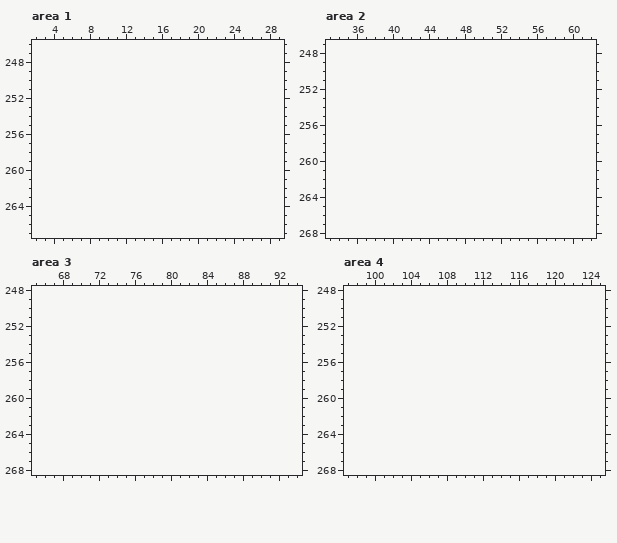
File history of a pixel-art file, res/textures/SpriteSheet.aseprite. Above is the file before it was changed.
640x240 pixels, 1 frame. Shown: area 1: x 2..29, y 246..267; area 2: x 33..62, y 247..268; area 3: x 65..94, y 248..268; area 4: x 97..125, y 248..268. The old version is drawn lined up with the new one, on the new canvas. The commit also changed other parts of the picture, which this record leaves out.
Once edited:
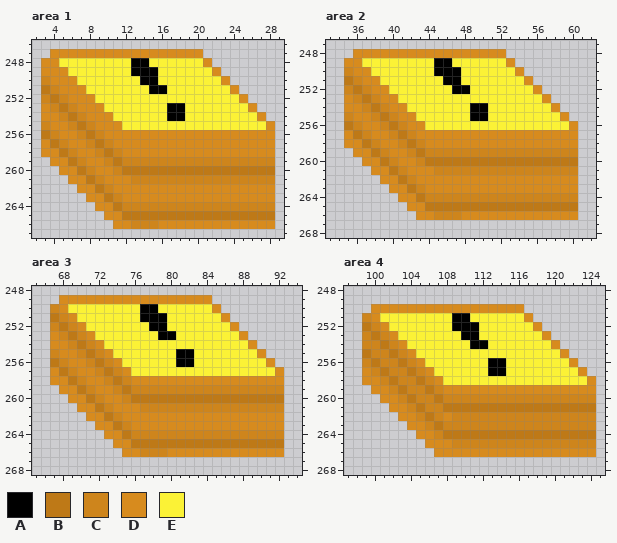
Palette (. is transparent): A #000000  B #be7917  C #ce851c  D #d78b1e  E #fbf236
Diff:
canvas 640x240 -> 640x354
Area 1:
y 247: x 4..20 ................. -> DDDDDDDDDDDDDDDDD
y 248: x 3..21 ................... -> DDEEEEEEEEAAEEEEEED
y 249: x 3..22 .................... -> DDDEEEEEEEAAAEEEEEED
y 250: x 3..23 ..................... -> CDDDEEEEEEEAAEEEEEEED
y 251: x 3..24 ...................... -> BCDDDEEEEEEEAAEEEEEEED
y 252: x 3..25 ....................... -> CBCDDDEEEEEEEEEEEEEEEED
y 253: x 3..26 ........................ -> DCBCDDDEEEEEEEAAEEEEEEED
y 254: x 3..27 ......................... -> DDCBCDDDEEEEEEAAEEEEEEEED
y 255: x 3..28 .......................... -> CDDCBCDDDEEEEEEEEEEEEEEEED
y 256: x 3..28 .......................... -> BCDDCBCDDDDDDDDDDDDDDDDDDD
y 257: x 3..28 .......................... -> DBCDDCBCDDDDDDDDDDDDDDDDDD
y 258: x 3..28 .......................... -> DDBCDDCBCDDDDDDDDDDDDDDDDD
y 259: x 4..28 ......................... -> DDBCDDCBCCCCCCCCCCCCCCCCC
y 260: x 5..28 ........................ -> DDBCDDCBBBBBBBBBBBBBBBBB
y 261: x 6..28 ....................... -> DDBCDDDCCCCCCCCCCCCCCCC
y 262: x 7..28 ...................... -> DDBCDDDDDDDDDDDDDDDDDD
y 263: x 8..28 ..................... -> DDBCDDDDDDDDDDDDDDDDD
y 264: x 9..28 .................... -> DDBCCCCCCCCCCCCCCCCC
y 265: x 10..28 ................... -> DDBBBBBBBBBBBBBBBBB
y 266: x 11..28 .................. -> DDCCCDDDDDDDDDDDDD
Area 2:
y 248: x 36..52 ................. -> DDDDDDDDDDDDDDDDD
y 249: x 35..53 ................... -> DDEEEEEEEEAAEEEEEED
y 250: x 35..54 .................... -> CDDEEEEEEEAAAEEEEEED
y 251: x 35..55 ..................... -> BCDDEEEEEEEAAEEEEEEED
y 252: x 35..56 ...................... -> CBCDDEEEEEEEAAEEEEEEED
y 253: x 35..57 ....................... -> DCBCDDEEEEEEEEEEEEEEEED
y 254: x 35..58 ........................ -> DDCBCDDEEEEEEEAAEEEEEEED
y 255: x 35..59 ......................... -> CDDCBCDDEEEEEEAAEEEEEEEED
y 256: x 35..60 .......................... -> BCDDCBCDDEEEEEEEEEEEEEEEED
y 257: x 35..60 .......................... -> DBCDDCBCDDDDDDDDDDDDDDDDDD
y 258: x 35..60 .......................... -> DDBCDDCBCDDDDDDDDDDDDDDDDD
y 259: x 36..60 ......................... -> DDBCDDCBCCCCCCCCCCCCCCCCC
y 260: x 37..60 ........................ -> DDBCDDCBBBBBBBBBBBBBBBBB
y 261: x 38..60 ....................... -> DDBCDDDCCCCCCCCCCCCCCCC
y 262: x 39..60 ...................... -> DDBCDDDDDDDDDDDDDDDDDD
y 263: x 40..60 ..................... -> DDBCDDDDDDDDDDDDDDDDD
y 264: x 41..60 .................... -> DDBCCCCCCCCCCCCCCCCC
y 265: x 42..60 ................... -> DDBBBBBBBBBBBBBBBBB
y 266: x 43..60 .................. -> DDCCCDDDDDDDDDDDDD
Area 3:
y 249: x 68..84 ................. -> DDDDDDDDDDDDDDDDD
y 250: x 67..85 ................... -> CDEEEEEEEEAAEEEEEED
y 251: x 67..86 .................... -> BCDEEEEEEEAAAEEEEEED
y 252: x 67..87 ..................... -> CBCDEEEEEEEAAEEEEEEED
y 253: x 67..88 ...................... -> DCBCDEEEEEEEAAEEEEEEED
y 254: x 67..89 ....................... -> DDCBCDEEEEEEEEEEEEEEEED
y 255: x 67..90 ........................ -> CDDCBCDEEEEEEEAAEEEEEEED
y 256: x 67..91 ......................... -> BCDDCBCDEEEEEEAAEEEEEEEED
y 257: x 67..92 .......................... -> DBCDDCBCDEEEEEEEEEEEEEEEED
y 258: x 67..92 .......................... -> DDBCDDCBCDDDDDDDDDDDDDDDDD
y 259: x 68..92 ......................... -> DDBCDDCBCCCCCCCCCCCCCCCCC
y 260: x 69..92 ........................ -> DDBCDDCBBBBBBBBBBBBBBBBB
y 261: x 70..92 ....................... -> DDBCDDDCCCCCCCCCCCCCCCC
y 262: x 71..92 ...................... -> DDBCDDDDDDDDDDDDDDDDDD
y 263: x 72..92 ..................... -> DDBCDDDDDDDDDDDDDDDDD
y 264: x 73..92 .................... -> DDBCCCCCCCCCCCCCCCCC
y 265: x 74..92 ................... -> DDBBBBBBBBBBBBBBBBB
y 266: x 75..92 .................. -> DDCCCDDDDDDDDDDDDD
Area 4:
y 250: x 100..116 ................. -> DDDDDDDDDDDDDDDDD
y 251: x 99..117 ................... -> CDEEEEEEEEAAEEEEEED
y 252: x 99..118 .................... -> BCDEEEEEEEAAAEEEEEED
y 253: x 99..119 ..................... -> CBCDEEEEEEEAAEEEEEEED
y 254: x 99..120 ...................... -> CCBCDEEEEEEEAAEEEEEEED
y 255: x 99..121 ....................... -> BCCBCDEEEEEEEEEEEEEEEED
y 256: x 99..122 ........................ -> CBCCBCDEEEEEEEAAEEEEEEED
y 257: x 99..123 ......................... -> DCBCCBCDEEEEEEAAEEEEEEEED
y 258: x 99..124 .......................... -> DDCBCCBCDEEEEEEEEEEEEEEEED
y 259: x 100..124 ......................... -> DDCBCCBCDDDDDDDDDDDDDDDDD
y 260: x 101..124 ........................ -> DDCBCCBCCCCCCCCCCCCCCCCC
y 261: x 102..124 ....................... -> DDCBCCBBBBBBBBBBBBBBBBB
y 262: x 103..124 ...................... -> DDCBCDCCCCCCCCCCCCCCCC
y 263: x 104..124 ..................... -> DDCBCCCCCCCCCCCCCCCCC
y 264: x 105..124 .................... -> DDCBBBBBBBBBBBBBBBBB
y 265: x 106..124 ................... -> DDDCCCCCCCCCCCCCCCC
y 266: x 107..124 .................. -> DDDDDDDDDDDDDDDDDD
